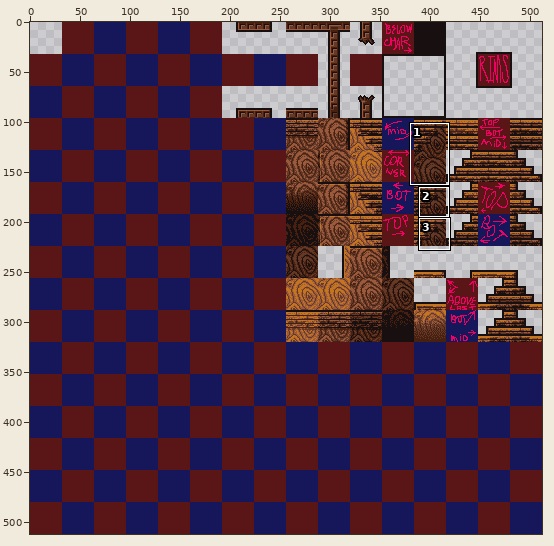
Edited in one commit: sprite sheet (ENTROPY/Graphics/Tilesets/PalaceWooden3.png). The picture above shows the old version from afar; the outline marks the close-up.
Close-up. The starting point:
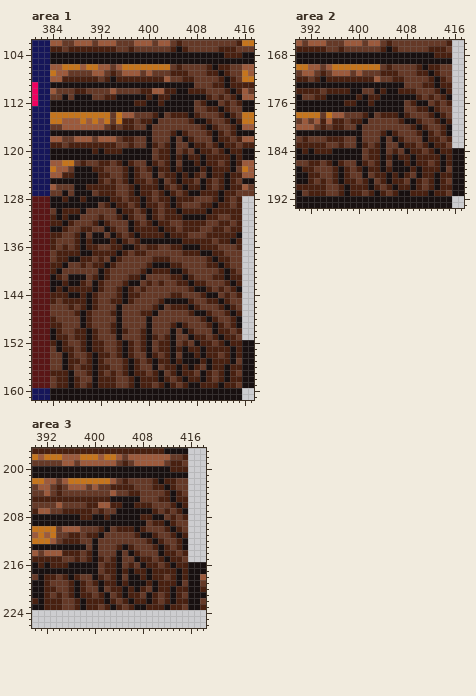
The file is 512x512 pixels. Shown: area 1: x 381..417, y 102..161; area 2: x 390..417, y 166..193; area 3: x 390..418, y 197..226.
After the commit:
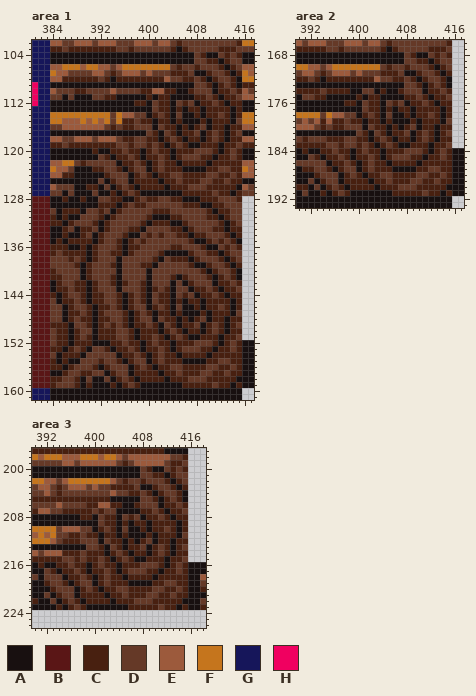
Palette (. is transparent): A #181010  B #5a1616  C #482010  D #653927  E #9c5a3c  F #c5751d  G #16165a  H #f00060
The exact change:
Changed rows in their new state; - is an unchanged pixel.
Area 1:
first column x 384:
104 ------------------------DC--D-D-
105 ------------------------DDCC-CDD
106 ------------------------C-DD-AC-
107 ------------------------AA-DD-AC
108 -------------------------CACDD-A
109 --------------------------CA-D-A
110 ------------------------DD-AC-D-
111 ------------------------CCDCAC-D
112 -----------------D-C-DCDA-CDCAC-
113 -----------------DCC-C-CCA--C-AC
114 ----------------A-DCADA--ACCDCAC
115 ------------------CCACAA-CACC--D
116 ----------------DA-CCACACD--CA-C
117 ----------------DCA----C-A-D-A-D
118 ----------------CCACDC--CACD-AC-
119 ----------------CDCAC-C-A-C-----
120 ---------A--DCC-C----C-CDDDCACD-
121 --------DC-CCDC-CCD---DDDC-A--D-
122 --------DD-AC--C----CACC-CA-C-C-
123 -----------CACD-ACD-C----AC-DDCC
124 --------A---D---C-C-DD-C-CDD-CD-
125 --------DA--D---C--C-D--CDDC-D-C
126 --------ADAC------CAC-CDDD-C-C-A
127 --------AA-ACDCAAAA-AA-CC--DC-AC
128 --------DD--AA-D-CDDC-AAACC-DD--
129 --------C-CA---CDD-DDDCCCAAC-D-D
130 --------C-ACDD-DD-C-DDDDDDCA--DD
131 ---------ACDDD--CAAA--DDDD--ACDD
132 -------------DDCAC--AA-DDD---ACD
133 ----A---ACD--C-ADDDD-CA-D----A--
134 AACAAC--C-DDCA-D-D-DD--ACCDDD-AC
135 ACAC-C--CDDCACDCDDDDDDD-AA---DCA
136 -C-AACA---D--C--DD----DDD-AA-C--
137 CD---C--DD-CACDD--CAAAA-DDC-AC--
138 -DDCD-ACD-DA------ADCCCAC-DD-AC-
139 DDD-CACDDD-A---C--DDDD-CAA-DD-AC
140 -D---AC-DD-A---D-DDDDDD--CACDD-A
141 C--DD-CDDDCA-DDDA----ACD--CA-D-A
142 -CDDC-ACD-CA-DDCA-D-ADACDD-AC-D-
143 --CD--ACD--ADD--AC-CA--ACCDCAC-D
144 -A-DD---C-----DCA-CCADC-A-CDCAC-
145 DA--D---C-D----CA--C-C--CA--C-AC
146 --A--DCACC-CAC--A-DCADA--ACCDCAC
147 --AC-D-AC-DDCACD--CCACAA-CACC--D
148 D-AC-C-ACC-DCAC-DA-CCACACD--CA-C
149 --CA-D-AC--DCACCDCA----C-A-D-A-D
150 D-CA-DDACC-DDCA-CCACDC--CACD-AC-
151 D--A-DCACCCD-CA-CDCAC-C-A-C-----
152 DC-AC-CAAAC-D-CAC----C-CDDDCACD-
153 CCA----DDCA-CDCACCD---DDDC-A--D-
154 -AC-CADDDD-AC--C----CACC-CA-C-C-
155 CACAA-DD---CACD-ACD-C----AC-DDCC
156 CC---DDCA---D---C-C-DD-C-CDD-CD-
157 AA-D-C-DDA--D---C--C-D--CDDC-D-C
158 C-DD-A--ADAC------CAC-CDDD-C-C-A
159 CDDD-A--AA-ACDCAAAA-AA-CC--DC-AC
Area 2:
first column x 392:
168 ----------------DC--D-D-
169 ----------------DDCC-CDD
170 ----------------C-DD-AC-
171 ----------------AA-DD-AC
172 -----------------CACDD-A
173 ------------------CA-D-A
174 ----------------DD-AC-D-
175 ----------------CCDCAC-D
176 ---------D-C-DCDA-CDCAC-
177 ---------DCC-C-CCA--C-AC
178 --------A-DCADA--ACCDCAC
179 ----------CCACAA-CACC--D
180 --------DA-CCACACD--CA-C
181 --------DCA----C-A-D-A-D
182 --------CCACDC--CACD-AC-
183 --------CDCAC-C-A-C-----
184 -A--DCC-C----C-CDDDCACD-
185 DC-CCDC-CCD---DDDC-A--D-
186 DD-AC--C----CACC-CA-C-C-
187 ---CACD-ACD-C----AC-DDCC
188 A---D---C-C-DD-C-CDD-CD-
189 DA--D---C--C-D--CDDC-D-C
190 ADAC------CAC-CDDD-C-C-A
191 AA-ACDCAAAA-AA-CC--DC-AC
Area 3:
first column x 392:
200 ----------------DC--D-D-
201 ----------------DDCC-CDD
202 ----------------C-DD-AC-
203 ----------------AA-DD-AC
204 -----------------CACDD-A
205 ------------------CA-D-A
206 ----------------DD-AC-D-
207 ----------------CCDCAC-D
208 ---------D-C-DCDA-CDCAC-
209 ---------DCC-C-CCA--C-AC
210 --------A-DCADA--ACCDCAC
211 ----------CCACAA-CACC--D
212 --------DA-CCACACD--CA-C
213 --------DCA----C-A-D-A-D
214 --------CCACDC--CACD-AC-
215 --------CDCAC-C-A-C-----
216 -A--DCC-C----C-CDDDCACD-
217 DC-CCDC-CCD---DDDC-A--D-
218 DD-AC--C----CACC-CA-C-C-
219 ---CACD-ACD-C----AC-DDCC
220 A---D---C-C-DD-C-CDD-CD-
221 DA--D---C--C-D--CDDC-D-C
222 ADAC------CAC-CDDD-C-C-A
223 AA-ACDCAAAA-AA-CC--DC-AC
Boxes around the changes in both close-ups, in picture pixels (x1, y1, x2, y2):
changed: (50, 52, 242, 388)
changed: (308, 52, 452, 196)
changed: (44, 466, 188, 610)
